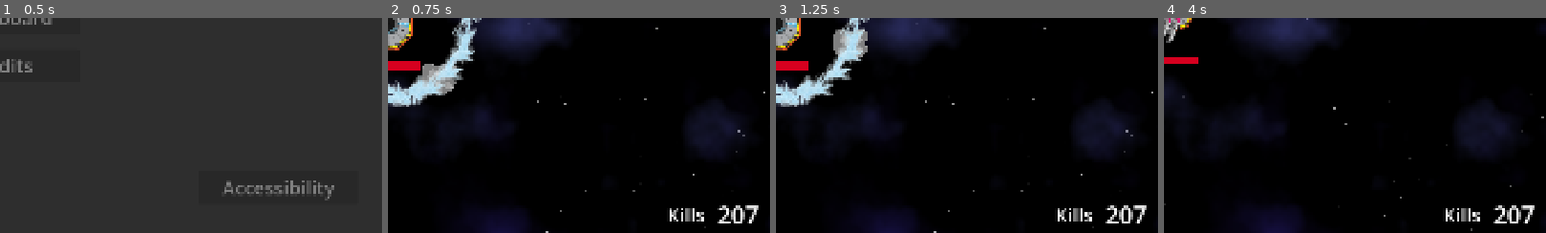
Above: before the commit, frames 1-4 (left to right).
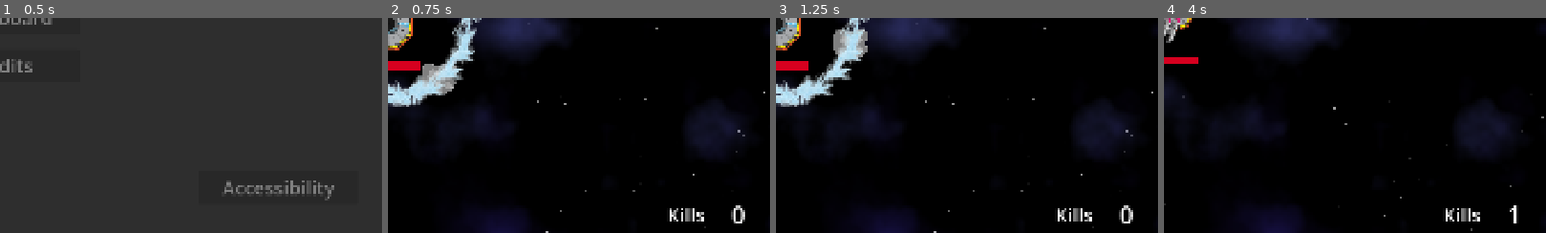
Above: after the commit, the same moments.

Repository: two-sticks-and-a-rock/space-arcade
Game: Godot game, scene res://scenes/ui/main_menu.tscn
Two runs of this game, one before a commit and one after it. Both use one fixed random seed, a clock stepped at 60 frames per second and the inputs below.
Inputs (mouse positions are % of the whole screen's width and height, from its top left):
- Up to frame 1 (0.5 s): no input
- Up to frame 2 (0.75 s): click "Start" at 0.5 s
- Up to frame 3 (1.25 s): no input
- Up to frame 4 (4 s): move the mouse to (72, 45) at 1.27 s; press the mouse at (72, 45) at 1.28 s; move the mouse to (30, 55) at 2.02 s; release the mouse at (30, 55) at 2.03 s; click (30, 55) at 2.1 s; move the mouse to (60, 28) at 2.77 s; press the mouse at (60, 28) at 2.78 s; move the mouse to (45, 70) at 3.52 s; release the mouse at (45, 70) at 3.53 s; click (45, 70) at 3.6 s
The pictures show only the part of the screen within x 50-100%, y 50-100%; the shares and areas given below are measured in that part.

Frame 1 is identical in both runs. In frame 2, 0.4% of the frame differs, in the area x 86-97%, y 87-96%; in frame 3, 0.4%; in frame 4, 0.5%.

Commit message:
log kills

Diff:
--- a/scenes/enemies/enemy.gd
+++ b/scenes/enemies/enemy.gd
@@ -19,6 +19,7 @@
 			xp_drop.global_position = global_position
 			get_parent().add_child(xp_drop)
 		drop_xp.call_deferred()
+		EventBus.enemy_death.emit()
 		queue_free()
 
 func freeze(time: int = 5):
--- a/scenes/player/hud.gd
+++ b/scenes/player/hud.gd
@@ -1,9 +1,16 @@
 extends CanvasLayer
 
+@onready var kills_value : Label = $HSplitContainer/HBoxContainer/KillsValue
+var total_kills = 0
 
-# Called when the node enters the scene tree for the first time.
 func _ready():
+	kills_value.text = str(total_kills)
 	EventBus.game_over.connect(_on_game_over)
+	EventBus.enemy_death.connect(_on_enemy_death)
 
-func _on_game_over():
+func _on_game_over(_game_over_data: EventBus.GameOverData):
 	visible = false
+
+func _on_enemy_death():
+	total_kills += 1
+	kills_value.text = str(total_kills)
--- a/scenes/player/player.gd
+++ b/scenes/player/player.gd
@@ -7,6 +7,8 @@
 @onready var xp_bar : ProgressBar = $Hud/XpBar
 @onready var magnet_collider : CollisionShape2D = $XpMagnet/CollisionShape2D
 @onready var sprite : Sprite2D = $Sprite2D
+
+@onready var kills_value : Label = $Hud/HSplitContainer/HBoxContainer/KillsValue
 
 var max_hp : int = 25
 var curr_hp : int = max_hp
@@ -29,7 +31,8 @@
 	xp_bar.gain_xp(xp)
 
 func handle_game_over():
-	EventBus.game_over.emit()
+	var kills_value_int = int(kills_value.text) if kills_value.text.is_valid_int() else 0
+	EventBus.game_over.emit(EventBus.GameOverData.new(kills_value_int))
 
 func _physics_process(_delta):
 	sprite.look_at(-1*get_global_mouse_position())
--- a/scenes/player/player.tscn
+++ b/scenes/player/player.tscn
@@ -145,7 +145,7 @@
 custom_maximum_size = Vector2(240, -1)
 layout_mode = 2
 theme = ExtResource("8_qek5x")
-text = "207"
+text = "0"
 horizontal_alignment = 1
 vertical_alignment = 1
 
--- a/scenes/ui/EVENT_BUS.gd
+++ b/scenes/ui/EVENT_BUS.gd
@@ -4,8 +4,17 @@
 signal level_up
 signal finish_level_up
 
-signal game_over
+class GameOverData:
+    var kills: int = 0
+
+    func _init(kills_value: int):
+        kills = kills_value
+
+
+signal game_over(game_over_data: GameOverData)
 signal restart_game
 
 enum SceneType { MENU, LEVEL }
 signal switch_scenes(scene: int)
+
+signal enemy_death
--- a/scenes/ui/game_over.gd
+++ b/scenes/ui/game_over.gd
@@ -1,4 +1,6 @@
 extends CanvasLayer
+
+@onready var kills_value : Label = $PanelContainer/VBoxContainer/KillsValue
 
 func _ready():
 	EventBus.restart_game.connect(_on_restart)
@@ -10,7 +12,8 @@
 	visible = false
 	get_tree().paused = false
 
-func _on_player_game_over():
+func _on_player_game_over(game_over_data: EventBus.GameOverData):
+	kills_value.text = "Kills: " + str(game_over_data.kills)
 	get_tree().paused = true
 	visible = true
 
--- a/scenes/ui/game_over.tscn
+++ b/scenes/ui/game_over.tscn
@@ -1,7 +1,6 @@
 [gd_scene format=3 uid="uid://b4o0n34uwel0d"]
 
 [ext_resource type="Script" uid="uid://dljd3x1xw8ddi" path="res://scenes/ui/game_over.gd" id="1_fu4wh"]
-[ext_resource type="Theme" uid="uid://drsxtvymgay2s" path="res://scenes/ui/themes/default/default.tres" id="2_vfrx6"]
 [ext_resource type="Theme" uid="uid://drsxtvymgay2s" path="res://scenes/ui/themes/default/default.tres" id="2_vfrx6"]
 [ext_resource type="PackedScene" uid="uid://drh6cl70rtt78" path="res://scenes/ui/restart_button.tscn" id="2_x6o8e"]
 [ext_resource type="PackedScene" uid="uid://bemmgs3bisire" path="res://scenes/ui/main_menu_button.tscn" id="4_vfrx6"]
@@ -53,7 +52,7 @@
 custom_minimum_size = Vector2(0, 240)
 layout_mode = 2
 
-[node name="Label" type="Label" parent="PanelContainer/VBoxContainer" unique_id=1335755810]
+[node name="KillsValue" type="Label" parent="PanelContainer/VBoxContainer" unique_id=1335755810]
 layout_mode = 2
 theme = ExtResource("2_vfrx6")
 text = "Kills 206"
--- a/scenes/ui/menu.gd
+++ b/scenes/ui/menu.gd
@@ -15,7 +15,7 @@
 	else:
 		allow_input = true
 
-func _on_game_over():
+func _on_game_over(_game_over_data: EventBus.GameOverData):
 	allow_input = false
 
 func _on_restart():
